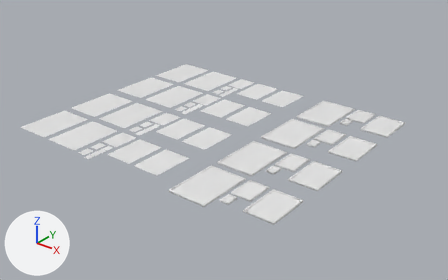
Before and after pictures for a commit that changed the FBX model BLENDER/Substance FBX/U_Posters.fbx.
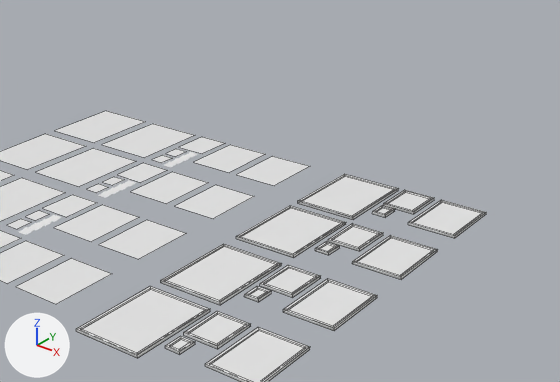
Each version is shown whole from a 50 mm lens placed at (0.93, -20.93, 6.18), pointed at (-7.73, -10.1, -0.53), then close up on the part from 28% to 100% of the width and 0% to 79% of the height. The lights are fixed; the arrows at lower left show +X, +Y and +Z. The first two pictures are the older version. The close-ups show mesh edges as thin lines. Where no turn or scale is listed for an object, it has been applied to the vertices.

Names of what the first close-up shows: 'msh_Picture_big_1', 'msh_Picture_big_1.001', 'msh_Picture_big_2', 'msh_Picture_big_2.001', 'msh_Picture_medium_1', 'msh_Picture_medium_1.001', 'msh_Picture_medium_2', 'msh_Picture_medium_2.001', 'msh_Poster_big_3.001', 'msh_Poster_big_4.001', 'msh_Poster_medium_2', 'msh_Poster_medium_4' and 39 more.
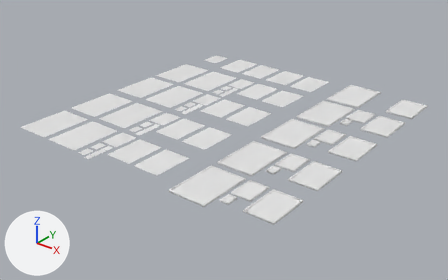
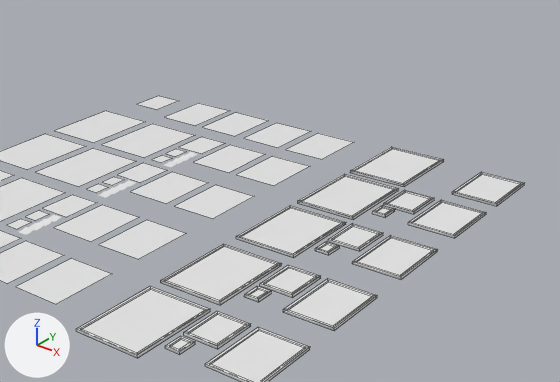
Changed parts and their boxes (x1, y1, x2, y2) in the close-ups (560 x 382 px):
'msh_Picture_big_1.002', added: after (351, 147, 444, 187)
'msh_Picture_medium_1.002', added: after (452, 172, 525, 206)
'msh_Poster_medium_2.003', added: after (286, 133, 354, 159)
'msh_Poster_medium_1.003', added: after (244, 123, 311, 148)
'msh_Poster_medium_2.002', added: after (203, 112, 269, 136)
'msh_Poster_medium_1.002', added: after (165, 103, 229, 126)
'msh_Poster_small_1.002', added: after (138, 96, 178, 110)

What changed in the scene script:
```text
Add me_plane_085:
    me_plane_085.from_pydata([(-0.343, 1.848, 0.0), (0.343, 1.848, 0.0), (-0.343, 0.858, 0.0), (0.343, 0.858, 0.0)], [], [(0, 2, 3, 1)])
Add me_plane_088:
    me_plane_088.from_pydata(...)  # 16 vertices, 14 faces; spans x -0.452..0.452, y 0.832..2.138, z -0.022..0.014
Add me_plane_086:
    me_plane_086.from_pydata([(-2.017, 1.848, 0.0), (-1.332, 1.848, 0.0), (-2.017, 0.858, 0.0), (-1.332, 0.858, 0.0)], [], [(0, 2, 3, 1)])
Add me_plane_084:
    me_plane_084.from_pydata([(-2.017, 1.848, 0.0), (-1.332, 1.848, 0.0), (-2.017, 0.858, 0.0), (-1.332, 0.858, 0.0)], [], [(0, 2, 3, 1)])
Add me_plane_087:
    me_plane_087.from_pydata([(-0.343, 1.848, 0.0), (0.343, 1.848, 0.0), (-0.343, 0.858, 0.0), (0.343, 0.858, 0.0)], [], [(0, 2, 3, 1)])
Add me_plane_089:
    me_plane_089.from_pydata(...)  # 16 vertices, 14 faces; spans x -0.343..0.343, y 0.858..1.848, z -0.022..0.014
Add me_plane_083:
    me_plane_083.from_pydata([(-2.159, 1.538, 0.0), (-1.685, 1.538, 0.0), (-2.159, 0.91, 0.0), (-1.685, 0.91, 0.0)], [], [(0, 2, 3, 1)])
Add ob_msh_poster_medium_1_003:
    ob_msh_poster_medium_1_003 = bpy.data.objects.new('msh_Poster_medium_1.003', me_plane_085)
    ob_msh_poster_medium_1_003.location = (-8.23, -8.03, 0.0)
Add ob_msh_picture_big_1_002:
    ob_msh_picture_big_1_002 = bpy.data.objects.new('msh_Picture_big_1.002', me_plane_088)
    ob_msh_picture_big_1_002.location = (-6.01, -8.17, 0.0)
Add ob_msh_poster_medium_2_002:
    ob_msh_poster_medium_2_002 = bpy.data.objects.new('msh_Poster_medium_2.002', me_plane_086)
    ob_msh_poster_medium_2_002.location = (-7.41, -8.03, 0.0)
Add ob_msh_poster_medium_1_002:
    ob_msh_poster_medium_1_002 = bpy.data.objects.new('msh_Poster_medium_1.002', me_plane_084)
    ob_msh_poster_medium_1_002.location = (-8.23, -8.03, 0.0)
Add ob_msh_poster_medium_2_003:
    ob_msh_poster_medium_2_003 = bpy.data.objects.new('msh_Poster_medium_2.003', me_plane_087)
    ob_msh_poster_medium_2_003.location = (-7.41, -8.03, 0.0)
Add ob_msh_picture_medium_1_002:
    ob_msh_picture_medium_1_002 = bpy.data.objects.new('msh_Picture_medium_1.002', me_plane_089)
    ob_msh_picture_medium_1_002.location = (-4.55, -8.0, 0.0)
Add ob_msh_poster_small_1_002:
    ob_msh_poster_small_1_002 = bpy.data.objects.new('msh_Poster_small_1.002', me_plane_083)
    ob_msh_poster_small_1_002.location = (-8.91, -7.85, 0.0)
```
